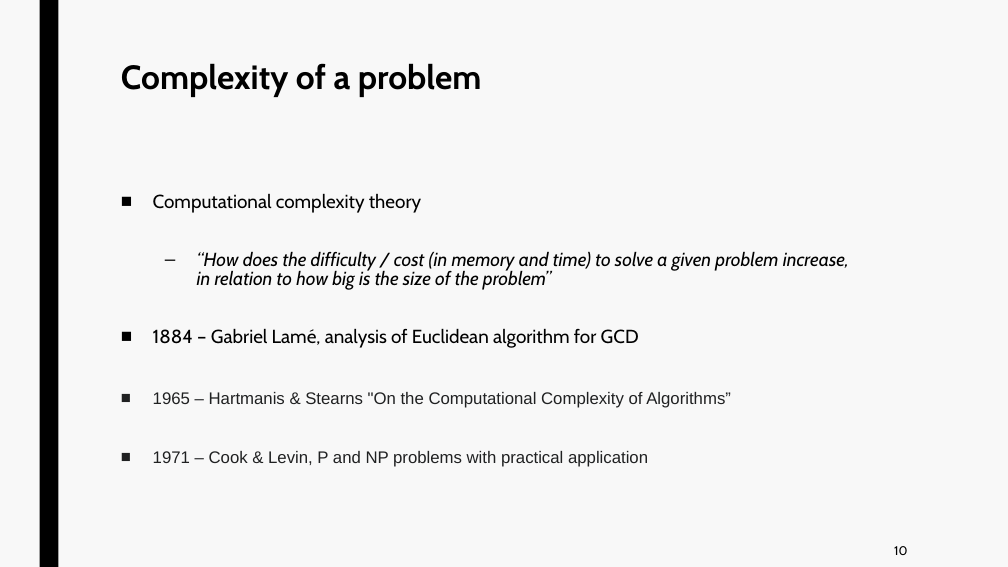
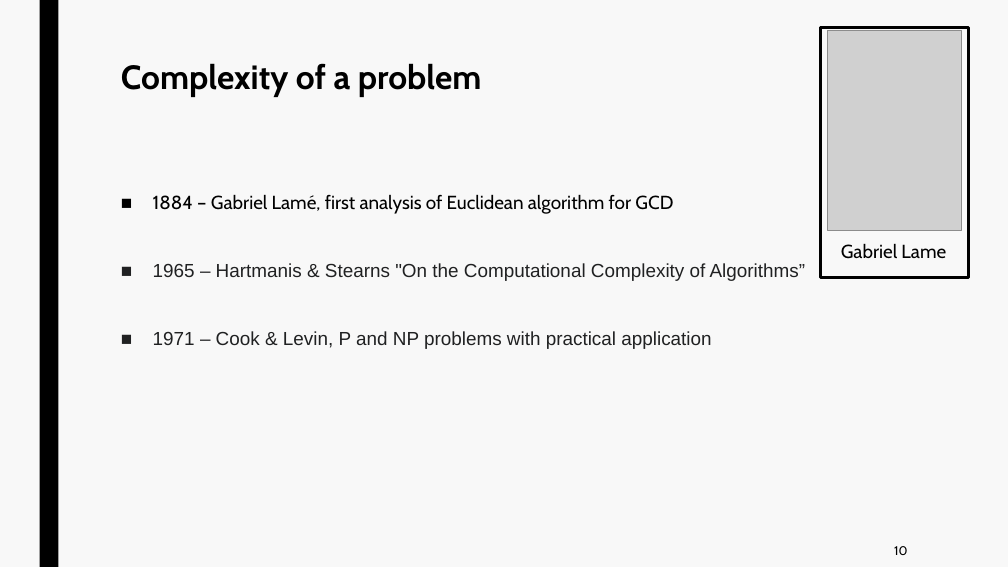
Before and after one commit to jurtasun/presentations, a slide deck: slide 9 of 202306_LMS_Complexity/202306_LMS_Complexity.ppt. Drawn at 1008x567 pixels with LibreOffice and Linux fonts; fonts in the diff are those of the drawing; grey boxes stand for pictures. Boxes give left, top, right and bottom in pixels: in the first picture for what was removed or moved away, otherwise in the second. Text is boxed around its words. In the diff, an @@ line names an element or a change of style, - is before the commit and + after.

```diff
--- a/202306_LMS_Complexity/202306_LMS_Complexity.ppt
+++ b/202306_LMS_Complexity/202306_LMS_Complexity.ppt
@@ rectangle added at (820,27,969,277), outline #000000 2.75 pt @@
@@ picture added at (827,31,962,230) @@
@@ text at (153,194,673,214): text changed; italic off @@
-■ Computational complexity theory
-  – “How does the difficulty / cost (in memory and time) to solve a given problem increase, in relation to how big is the size of the problem”
-■ 1884 – Gabriel Lamé, analysis of Euclidean algorithm for GCD
+■ 1884 – Gabriel Lamé, first analysis of Euclidean algorithm for GCD
@@ text at (153,263,806,349): size 16 to 18 pt in "1965 – Hartmanis & Stearns "On the ...", "1971 – Cook & Levin, P and ..."; line spacing 0.84 to 0.94 @@
@@ text added at (841,243,946,259), 18 pt, text #000000 @@
+Gabriel Lame
```
Also in this commit, not shown: 18 other slides changed, 2 slides added, 1 slide removed, 3 other files.
